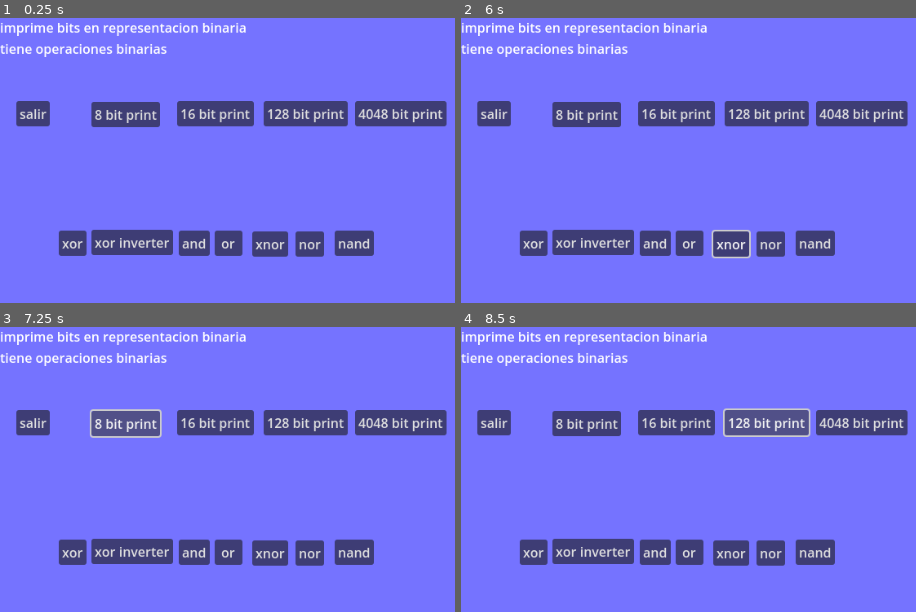
Above: before the commit, frames 1-4 (two rows, left to right).
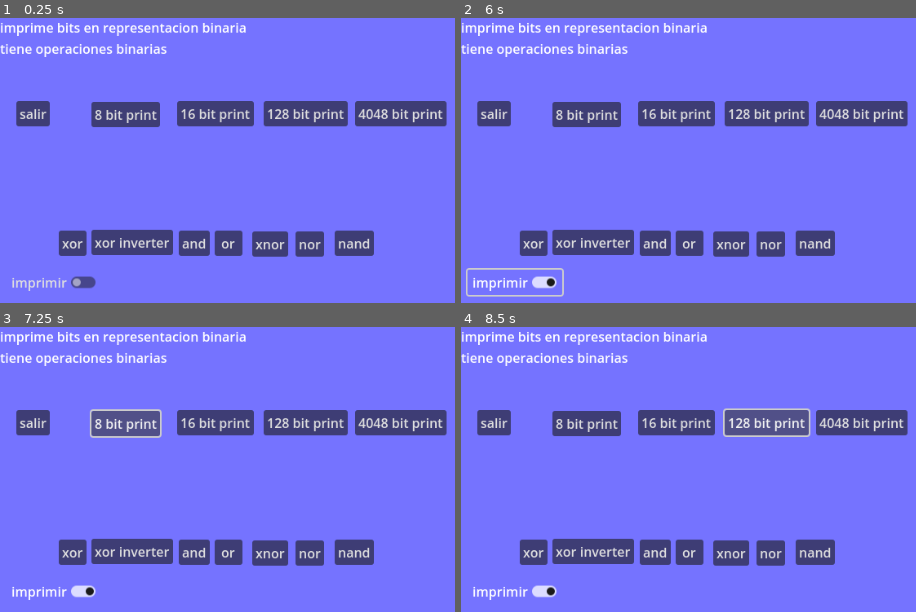
Above: after the commit, the same moments.

Repository: emagood/Dedicated-Server-Godot
Game: Godot game, scene res://byte_bit.tscn
The game is run twice, just before and just after one commit, with the same random seed, the same clock (stepped at 60 frames per second) and the same inputs. This scene is started directly instead of the project's main scene.
Inputs (mouse positions are in pixels of both pictures, inside the frame that each line leads up to):
- Up to frame 1 (0.25 s): no input
- Up to frame 2 (6 s): click "xor" at 0.5 s; click "xor inverter" at 1.25 s; click "and" at 2 s; click "or" at 2.75 s; click "nand" at 3.5 s; click "nor" at 4.25 s; click "xnor" at 5 s; click (515, 283) at 5.75 s, where only the run after the commit has a clickable "imprimir"
- Up to frame 3 (7.25 s): click "8 bit print" at 6.5 s
- Up to frame 4 (8.5 s): click "16 bit print" at 7.25 s; click "128 bit print" at 8 s

The runs differ from the first frame. In frame 1, 0.4% of the frame differs, in the area x 2-22%, y 90-96%; in frame 2, 1.0%, in the area x 1-64%, y 74-98%; in frame 3, 0.4%; in frame 4, 0.4%.

Commit message:
add rsa aes 16 bit
new rsa aes and 16 bit

Diff:
--- a/bitwisw2.gd
+++ b/bitwisw2.gd
@@ -1,5 +1,5 @@
 extends Control
-
+@onready var chek = $CheckButton
 var number1
 var number2
 var xor_result
@@ -95,7 +95,8 @@
 func _on_xor_pressed() -> void:
 	xor_result = bitwise_operation(number1, number2, "xor")
 	print("XOR resultado: ", format_bytes(xor_result))
-	print_bits(get_bit_positions(xor_result, 64))
+	if chek.button_pressed == true:
+		print_bits(get_bit_positions(xor_result, 64))
 	pass # Replace with function body.
 
 
@@ -105,7 +106,8 @@
 		return
 	var inverted_xor = bitwise_operation(xor_result, number2, "xor")
 	print("Invertido XOR con número 2: ", format_bytes(inverted_xor))
-	print_bits(get_bit_positions(inverted_xor, 64))
+	if chek.button_pressed == true:
+		print_bits(get_bit_positions(inverted_xor, 64))
 	pass # Replace with function body.
 
 
@@ -113,33 +115,38 @@
 
 	var and_result = bitwise_operation(number1, number2, "and")
 	print("AND resultado: ", format_bytes(and_result))
-	print_bits(get_bit_positions(and_result, 64))
+	if chek.button_pressed == true:
+		print_bits(get_bit_positions(and_result, 64))
 	pass # Replace with function body.
 
 
 func _on_or_pressed() -> void:
 	var or_result = bitwise_operation(number1, number2, "or")
 	print("OR resultado: ", format_bytes(or_result))
-	print_bits(get_bit_positions(or_result, 64))
+	if chek.button_pressed == true:
+		print_bits(get_bit_positions(or_result, 64))
 	pass # Replace with function body.
 
 
 func _on_nand_pressed() -> void:
 	var nand_result = bitwise_operation(number1, number2, "nand")
 	print("NAND resultado: ", format_bytes(nand_result))
-	print_bits(get_bit_positions(nand_result, 64))
+	if chek.button_pressed == true:
+		print_bits(get_bit_positions(nand_result, 64))
 	pass # Replace with function body.
 
 
 func _on_nor_pressed() -> void:
 	var nor_result = bitwise_operation(number1, number2, "nor")
 	print("NOR resultado: ", format_bytes(nor_result))
-	print_bits(get_bit_positions(nor_result, 64))
+	if chek.button_pressed == true:
+		print_bits(get_bit_positions(nor_result, 64))
 	pass # Replace with function body.
 
 
 func _on_xnor_pressed() -> void:
 	var xnor_result = bitwise_operation(number1, number2, "xnor")
 	print("XNOR resultado: ", format_bytes(xnor_result))
-	print_bits(get_bit_positions(xnor_result, 64))
+	if chek.button_pressed == true:
+		print_bits(get_bit_positions(xnor_result, 64))
 	pass # Replace with function body.
--- a/byte_bit.tscn
+++ b/byte_bit.tscn
@@ -135,6 +135,14 @@
 offset_bottom = 53.0
 text = "xnor"
 
+[node name="CheckButton" type="CheckButton" parent="byte_bit2"]
+layout_mode = 0
+offset_left = 8.0
+offset_top = 69.0
+offset_right = 52.0
+offset_bottom = 93.0
+text = "imprimir"
+
 [node name="salir" type="Button" parent="."]
 layout_mode = 0
 offset_left = 20.0
--- a/escenas/class/User_tool.gd
+++ b/escenas/class/User_tool.gd
@@ -332,7 +332,7 @@
 			history.add_change("USER_FILE_DAT_ERROR", filename, "************", String.num(Time.get_unix_time_from_system(),0) )
 			print("Error al abrir el archivo de usuarios.")
 			return
-		var count = 0
+		var count = -1
 		while not file.eof_reached():
 			count += 1
 			var user_string = file.get_buffer(48).get_string_from_utf8()
--- a/escenas/menu/main_menu.gd
+++ b/escenas/menu/main_menu.gd
@@ -81,3 +81,11 @@
 	prints("instancio escena")
 
 	pass # Replace with function body.
+
+
+func _on_rsa_pressed() -> void:
+	var menu = preload("res://rsas.tscn").instantiate()
+	add_child(menu)
+	prints("instancio escena")
+	await get_tree().create_timer(3).timeout
+	pass # Replace with function body.
--- a/escenas/menu/todo_main.tscn
+++ b/escenas/menu/todo_main.tscn
@@ -24,7 +24,7 @@
 layout_mode = 0
 offset_right = 40.0
 offset_bottom = 23.0
-text = "prueba de distintos modos de db en godot "
+text = "prueba de distintos modos en godot "
 
 [node name="texto_plano" type="Button" parent="."]
 layout_mode = 0
@@ -66,8 +66,17 @@
 offset_bottom = 110.0
 text = "prueba_ram"
 
+[node name="rsa" type="Button" parent="."]
+layout_mode = 0
+offset_left = 752.0
+offset_top = 83.0
+offset_right = 800.0
+offset_bottom = 109.0
+text = "rsa"
+
 [connection signal="pressed" from="texto_plano" to="." method="_on_texto_plano_pressed"]
 [connection signal="pressed" from="binarios" to="." method="_on_binarios_pressed"]
 [connection signal="pressed" from="salir" to="." method="_on_salir_pressed"]
 [connection signal="pressed" from="prueba de bit" to="." method="_on_prueba_de_bit_pressed"]
 [connection signal="pressed" from="prueba_ram" to="." method="_on_prueba_ram_pressed"]
+[connection signal="pressed" from="rsa" to="." method="_on_rsa_pressed"]
--- a/escenas/script/dbscript.gd
+++ b/escenas/script/dbscript.gd
@@ -324,7 +324,7 @@
 	var timer_local = Time.get_ticks_msec()
 	var manager = UserArrayManager.new("res://users.dat", "res://history.dat")
 
-	var limiter = -1
+	var limiter = 0
 	var users = manager.get_users()
 	for user in users:
 		limiter += 1
--- a/project.godot
+++ b/project.godot
@@ -12,7 +12,7 @@
 
 config/name="DataVaultLedger"
 run/main_scene="res://escenas/menu/todo_main.tscn"
-config/features=PackedStringArray("4.3", "Mobile")
+config/features=PackedStringArray("4.4", "Mobile")
 run/max_fps=15
 config/icon="res://icon.svg"
 
--- /dev/null
+++ b/rsas.gd
@@ -0,0 +1,62 @@
+extends Control
+
+const PRIVATE_KEY_FILE = "res://private_key.rsa"
+const PUBLIC_KEY_FILE = "res://public_key.rsa"
+
+var rsa = Crypto.new()
+var private_key: CryptoKey
+var public_key: CryptoKey
+
+func _ready():
+	generate_keys()
+	save_keys()
+	load_keys()
+	var message = "Hello, Godot!"
+	var encrypted_message = encrypt_message(message)
+	var decrypted_message = decrypt_message(encrypted_message)
+	print("Original message: ", message)
+	print("Encrypted message: ", encrypted_message.hex_encode())
+	print("Decrypted message: ", decrypted_message)
+
+# Generar claves RSA
+func generate_keys():
+	private_key = rsa.generate_rsa(2048)
+	public_key = private_key
+
+# Guardar claves RSA en archivos
+func save_keys():
+	var err = private_key.save(PRIVATE_KEY_FILE)
+	if err != OK:
+		print("Error saving private key: ", err)
+
+	err = public_key.save(PUBLIC_KEY_FILE, true)
+	if err != OK:
+		print("Error saving public key: ", err)
+
+# Cargar claves RSA desde archivos
+func load_keys():
+	private_key = CryptoKey.new()
+	var err = private_key.load(PRIVATE_KEY_FILE)
+	if err != OK:
+		print("Error loading private key: ", err)
+
+	public_key = CryptoKey.new()
+	err = public_key.load(PUBLIC_KEY_FILE, true)
+	if err != OK:
+		print("Error loading public key: ", err)
+
+# Cifrar un mensaje usando la clave pública
+func encrypt_message(message: String) -> PackedByteArray:
+	var message_bytes = message.to_utf8_buffer()
+	var encrypted_message = rsa.encrypt(public_key, message_bytes)
+	return encrypted_message
+
+# Descifrar un mensaje usando la clave privada
+func decrypt_message(encrypted_message: PackedByteArray) -> String:
+	var decrypted_message = rsa.decrypt(private_key, encrypted_message)
+	return decrypted_message.get_string_from_utf8()
+
+
+func _on_salir_pressed() -> void:
+	queue_free()
+	pass # Replace with function body.
--- /dev/null
+++ b/rsas.tscn
@@ -0,0 +1,31 @@
+[gd_scene load_steps=2 format=3 uid="uid://c2is2f4ssn2xl"]
+
+[ext_resource type="Script" uid="uid://bcmtrwcy64ulj" path="res://rsas.gd" id="1_wis4g"]
+
+[node name="rsas" type="Control"]
+layout_mode = 3
+anchors_preset = 15
+anchor_right = 1.0
+anchor_bottom = 1.0
+grow_horizontal = 2
+grow_vertical = 2
+script = ExtResource("1_wis4g")
+
+[node name="ColorRect" type="ColorRect" parent="."]
+layout_mode = 1
+anchors_preset = 15
+anchor_right = 1.0
+anchor_bottom = 1.0
+grow_horizontal = 2
+grow_vertical = 2
+color = Color(0.716538, 0.459745, 0.478739, 1)
+
+[node name="salir" type="Button" parent="."]
+layout_mode = 0
+offset_left = 12.0
+offset_top = 170.0
+offset_right = 53.0
+offset_bottom = 201.0
+text = "salir"
+
+[connection signal="pressed" from="salir" to="." method="_on_salir_pressed"]
Not shown, added: bitewise.gd.uid
Not shown, added: bits.gd.uid
Not shown, added: bitwisw2.gd.uid
Not shown: 1 places in byte_bit.tscn that only renumber resources
Not shown, added: compressmod.gd.uid
Not shown, added: escenas/class/BlockReaderWrite.gd.uid
Not shown, added: escenas/class/User_tool.gd.uid
Not shown, added: escenas/class/aes_class.gd.uid
Not shown, added: escenas/class/code.gd.uid
Not shown, added: escenas/class/info.gd.uid
Not shown, added: escenas/class/player.gd.uid
Not shown, added: escenas/class/room.gd.uid
(and 51 more such lines)
